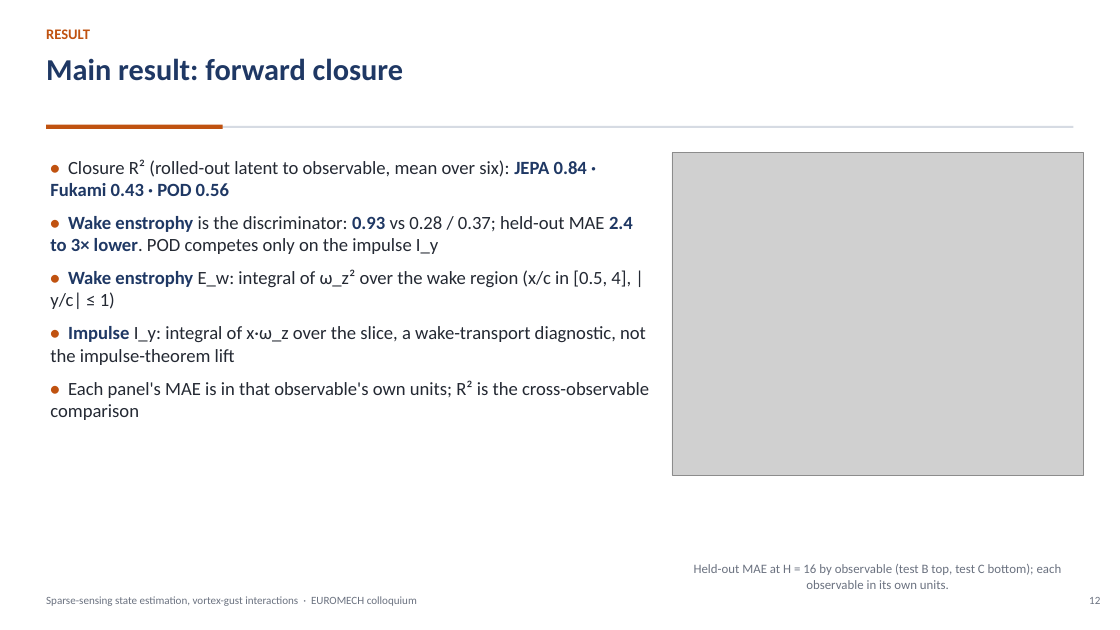
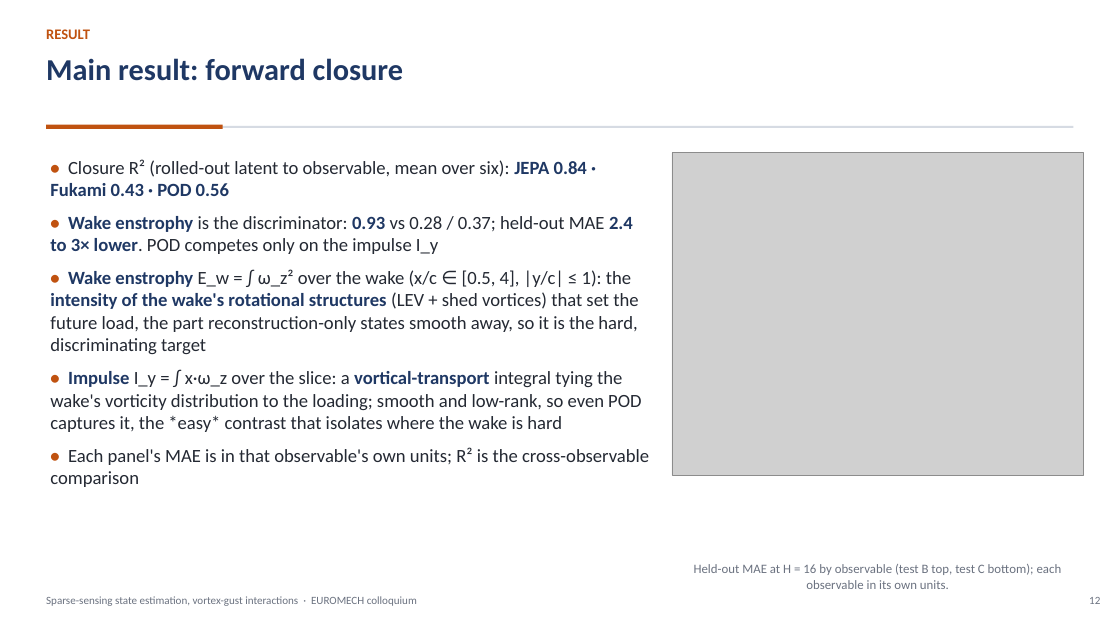
Before and after one commit to sanmi90/GUST-JEPA, a slide deck: slide 12 of paper/talk/euromech_gust_jepa.pptx. Drawn at 1120x630 pixels with LibreOffice and Linux fonts; fonts in the diff are those of the drawing; grey boxes stand for pictures. Boxes give left, top, right and bottom in pixels: in the first picture for what was removed or moved away, otherwise in the second. Text is boxed around its words. In the diff, an @@ line names an element or a change of style, - is before the commit and + after.

```diff
--- a/paper/talk/euromech_gust_jepa.pptx
+++ b/paper/talk/euromech_gust_jepa.pptx
@@ text at [50,269,641,432]: text changed @@
-• Wake enstrophy E_w: integral of ω_z² over the wake region (x/c in [0.5, 4], |y/c| ≤ 1)
-• Impulse I_y: integral of x·ω_z over the slice, a wake-transport diagnostic, not the impulse-theorem lift
+• Wake enstrophy E_w = ∫ ω_z² over the wake (x/c ∈ [0.5, 4], |y/c| ≤ 1): the intensity of the wake's rotational structures (LEV + shed vortices) that set the future load, the part reconstruction-only states smooth away, so it is the hard, discriminating target
+• Impulse I_y = ∫ x·ω_z over the slice: a vortical-transport integral tying the wake's vorticity distribution to the loading; smooth and low-rank, so even POD captures it, the *easy* contrast that isolates where the wake is hard
```
Also in this commit, not shown: 17 other slides changed, 1 slide added, 1 slide removed, 7 other files.
